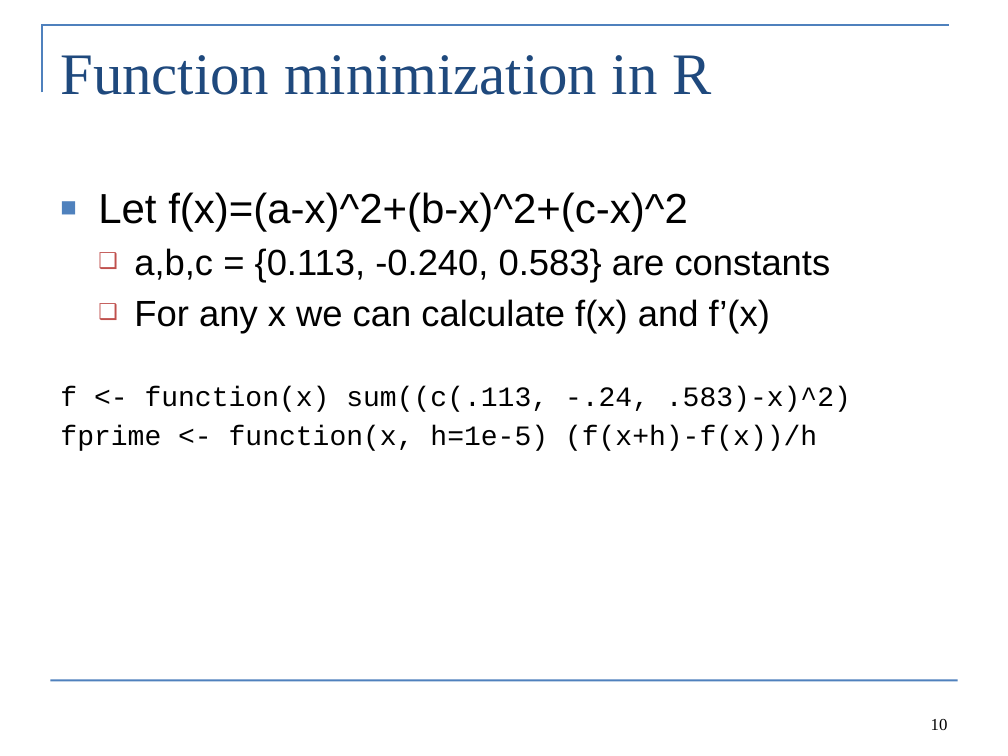
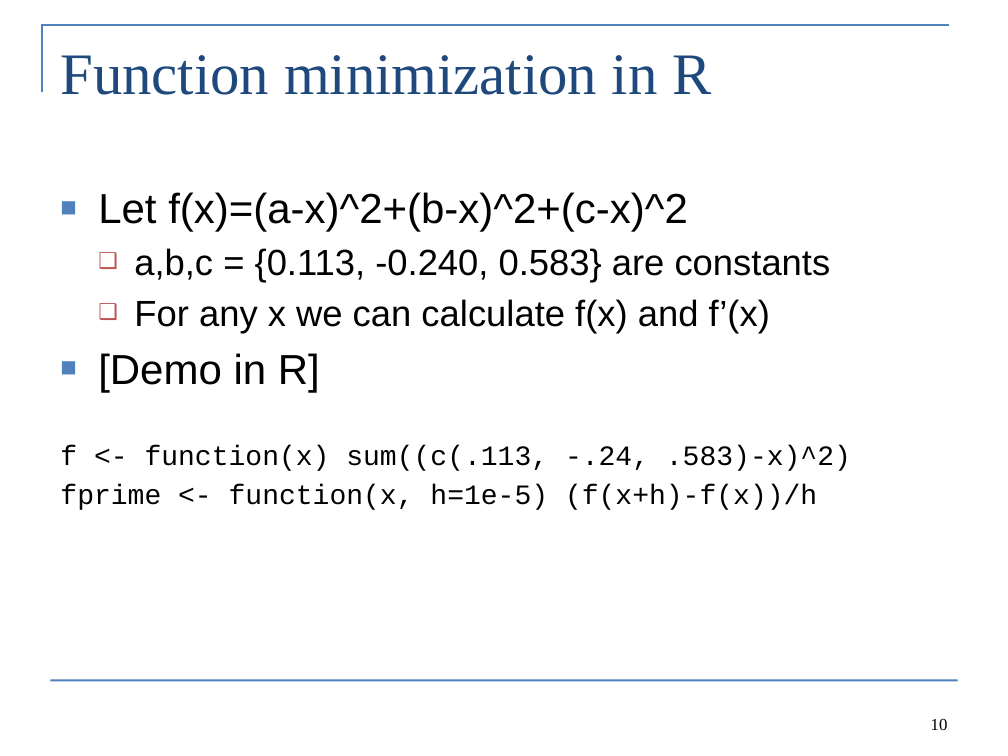
Before and after one commit to Cole-Monnahan-NOAA/tmb_workshop, a slide deck: slide 10 of day1/lecture1_optimization_eng.pptx. Drawn at 1008x756 pixels with LibreOffice and Linux fonts; fonts in the diff are those of the drawing. Boxes give left, top, right and bottom in pixels: in the first picture for what was removed or moved away, otherwise in the second. Text is boxed around its words. In the diff, an @@ line names an element or a change of style, - is before the commit and + after.

```diff
--- a/day1/lecture1_optimization_eng.pptx
+++ b/day1/lecture1_optimization_eng.pptx
@@ text at box(98, 353, 320, 392): paragraph added @@
+■ [Demo in R]
```
Also in this commit, not shown: 4 other slides changed, 3 slides added, 5 other files.
